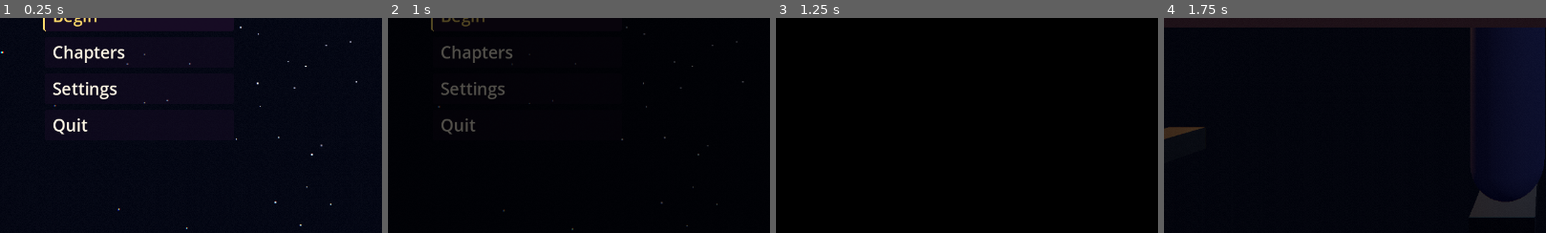
Above: before the commit, frames 1-4 (left to right).
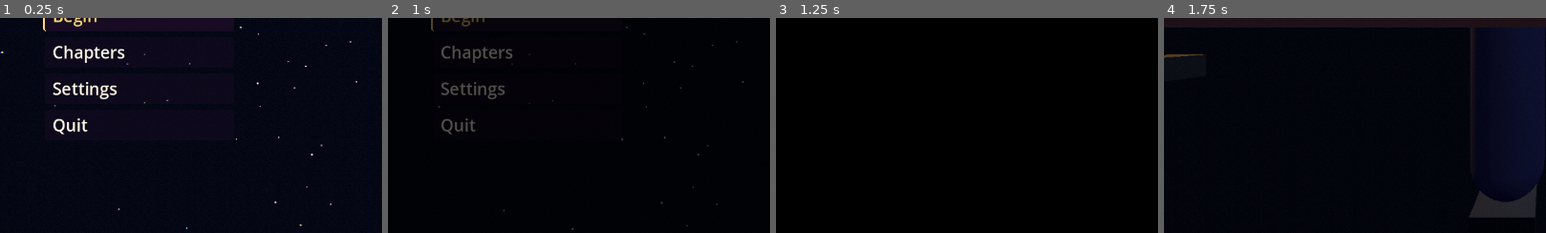
Above: after the commit, the same moments.

Repository: gabeekleiber-oss/Moon-Game
Game: Godot game, scene res://scenes/main/main.tscn
Two runs of this game, one before a commit and one after it. Both use one fixed random seed, a clock stepped at 60 frames per second and the inputs below.
Inputs:
- Up to frame 1 (0.25 s): no input
- Up to frame 2 (1 s): click "Begin" at 0.5 s
- Up to frame 3 (1.25 s): no input
- Up to frame 4 (1.75 s): click "Begin" at 1.25 s
The pictures show only the part of the screen within x 0-50%, y 48-98%; the shares and areas given below are measured in that part.

Frames 1-3 are identical in both runs. In frame 4, 0.4% of the frame differs, in the area x 0-11%, y 16-57%.

Commit message:
[C-01] done: Ch1 living room, letter, kick, broom vs TV, tests

Diff:
--- a/scenes/chapters/ch01_wisconsin/ch01_wisconsin.gd
+++ b/scenes/chapters/ch01_wisconsin/ch01_wisconsin.gd
@@ -55,6 +55,8 @@
 func _chapter_ready() -> void:
 	_player = get_node("Player") as CharacterBody3D
 	_player.position = Vector3(0, 0.05, 2.6)
+	for mi in _player.find_children("*", "MeshInstance3D", true, false):
+		(mi as MeshInstance3D).visible = false                   # first person: the capsule must not block cutscene cameras
 	_build_environment()
 	_build_room()
 	_build_furniture()
@@ -496,7 +498,7 @@
 	screen_mat.albedo_color = Color(0.5, 0.65, 0.45)
 	screen_mat.emission_enabled = true
 	screen_mat.emission = Color(0.55, 0.72, 0.6)
-	screen_mat.emission_energy_multiplier = 1.2
+	screen_mat.emission_energy_multiplier = 0.55
 	var grad := Gradient.new()                                   # pastiche hills: pale sky over green
 	grad.colors = PackedColorArray([Color(0.78, 0.88, 0.95), Color(0.55, 0.7, 0.5), Color(0.3, 0.5, 0.3)])
 	grad.offsets = PackedFloat32Array([0.0, 0.55, 1.0])
@@ -532,9 +534,9 @@
 	_elsa = ElsaRay.new()
 	_elsa.position = Vector3(0.0, -0.38, -0.55)
 	_mary = MarySue.new()
-	_mary.position = Vector3(-0.95, -0.3, -0.55)
+	_mary.position = Vector3(-0.95, -0.12, -0.55)
 	_frank = Frank.new()
-	_frank.position = Vector3(0.95, -0.3, -0.55)
+	_frank.position = Vector3(0.95, 0.0, -0.55)
 	for c: Character in [_elsa, _mary, _frank]:
 		c.rotation.y = PI
 		add_child(c)
--- a/scenes/chapters/ch01_wisconsin/letter_ui.gd
+++ b/scenes/chapters/ch01_wisconsin/letter_ui.gd
@@ -130,26 +130,26 @@
 	center.mouse_filter = Control.MOUSE_FILTER_IGNORE
 	_root.add_child(center)
 	_paper = PanelContainer.new()
-	_paper.pivot_offset = Vector2(260, 300)
+	_paper.pivot_offset = Vector2(340, 280)
 	_paper.rotation = deg_to_rad(-1.2)
 	var sb := StyleBoxFlat.new()
 	sb.bg_color = Color(0.93, 0.86, 0.66)          # a slightly damp, sun-baked cream
 	sb.border_color = Color(0.62, 0.5, 0.3)
 	sb.set_border_width_all(3)
 	sb.set_corner_radius_all(4)
-	sb.set_content_margin_all(34)
+	sb.set_content_margin_all(28)
 	sb.shadow_color = Color(0, 0, 0, 0.5)
 	sb.shadow_size = 18
 	_paper.add_theme_stylebox_override("panel", sb)
 	center.add_child(_paper)
 	var box := VBoxContainer.new()
-	box.add_theme_constant_override("separation", 14)
+	box.add_theme_constant_override("separation", 10)
 	_paper.add_child(box)
 	_label = Label.new()
 	_label.text = _read_text()
-	_label.custom_minimum_size = Vector2(520, 0)
+	_label.custom_minimum_size = Vector2(640, 0)
 	_label.autowrap_mode = TextServer.AUTOWRAP_WORD_SMART
-	_label.add_theme_font_size_override("font_size", 21)
+	_label.add_theme_font_size_override("font_size", 19)
 	_label.add_theme_color_override("font_color", Color(0.17, 0.12, 0.08))
 	box.add_child(_label)
 	_hint = Label.new()
--- /dev/null
+++ b/tests/_ch01_shot.gd
@@ -0,0 +1,55 @@
+extends Node
+## Dev tool: renders Chapter 1. Usage: bash scripts/tools/shot.sh res://tests/_ch01_shot.tscn -- --view=player|overview|tv|door|letter --out=/tmp/shots/ch01.png
+func _ready() -> void:
+	var out := "/tmp/shots/ch01.png"
+	var view := "player"
+	for a in OS.get_cmdline_user_args():
+		if a.begins_with("--out="):
+			out = a.get_slice("=", 1)
+		elif a.begins_with("--view="):
+			view = a.get_slice("=", 1)
+	var ch := (load("res://scenes/chapters/ch01_wisconsin/ch01_wisconsin.tscn") as PackedScene).instantiate()
+	ch.set("show_title_card", false)
+	ch.set("tutorial_seconds", 9999.0)
+	add_child(ch)
+	for i in 4:
+		await get_tree().process_frame
+	var cam := Camera3D.new()
+	add_child(cam)
+	match view:
+		"overview":
+			cam.transform = Transform3D(Basis.IDENTITY, Vector3(2.7, 2.5, 3.3)).looking_at(Vector3(-0.5, 0.8, -1.0), Vector3.UP)
+			cam.fov = 75.0
+		"tv":
+			cam.transform = Transform3D(Basis.IDENTITY, Vector3(0.0, 1.5, 0.8)).looking_at(Vector3(0.0, 0.9, -3.0), Vector3.UP)
+			cam.fov = 60.0
+		"door":
+			var sw := ch.get("_sweaty") as Node3D
+			sw.visible = true
+			sw.position = Vector3(-2.2, 0, 1.4)
+			sw.call("face_toward", Vector3(0, 0, 2.6))
+			cam.transform = Transform3D(Basis.IDENTITY, Vector3(1.4, 1.7, 3.1)).looking_at(Vector3(-1.6, 1.1, 1.3), Vector3.UP)
+			cam.fov = 66.0
+		"kick":
+			var km := KickMeter.new()
+			ch.add_child(km)
+			km.start(100.0, 0.62, 0.11)
+			km._t = 62.0
+			cam.transform = Transform3D(Basis.IDENTITY, Vector3(0, 1.65, 2.6)).looking_at(Vector3(0, 1.4, -3.0), Vector3.UP)
+		"letter":
+			var ui := LetterUI.new()
+			ui.reveal_seconds = 0.0
+			ch.add_child(ui)
+			ui.open()
+			cam.transform = Transform3D(Basis.IDENTITY, Vector3(0, 1.6, 2.6))
+		_:
+			cam.transform = Transform3D(Basis.IDENTITY, Vector3(0, 1.65, 2.6)).looking_at(Vector3(0, 1.2, -3.0), Vector3.UP)
+			cam.fov = 75.0
+	cam.make_current()
+	for i in 10:
+		await get_tree().process_frame
+	await RenderingServer.frame_post_draw
+	DirAccess.make_dir_recursive_absolute(out.get_base_dir())
+	get_viewport().get_texture().get_image().save_png(out)
+	print("saved ", out)
+	get_tree().quit()
--- /dev/null
+++ b/tests/_ch01_shot.tscn
@@ -0,0 +1,6 @@
+[gd_scene load_steps=2 format=3]
+
+[ext_resource type="Script" path="res://tests/_ch01_shot.gd" id="1"]
+
+[node name="Ch01Shot" type="Node"]
+script = ExtResource("1")
Not shown, changed: docs/DIRECTION.md
Not shown, changed: docs/HANDOFF.md
Not shown, changed: docs/TASKS.md
Not shown, changed: docs/state/C-01.md
